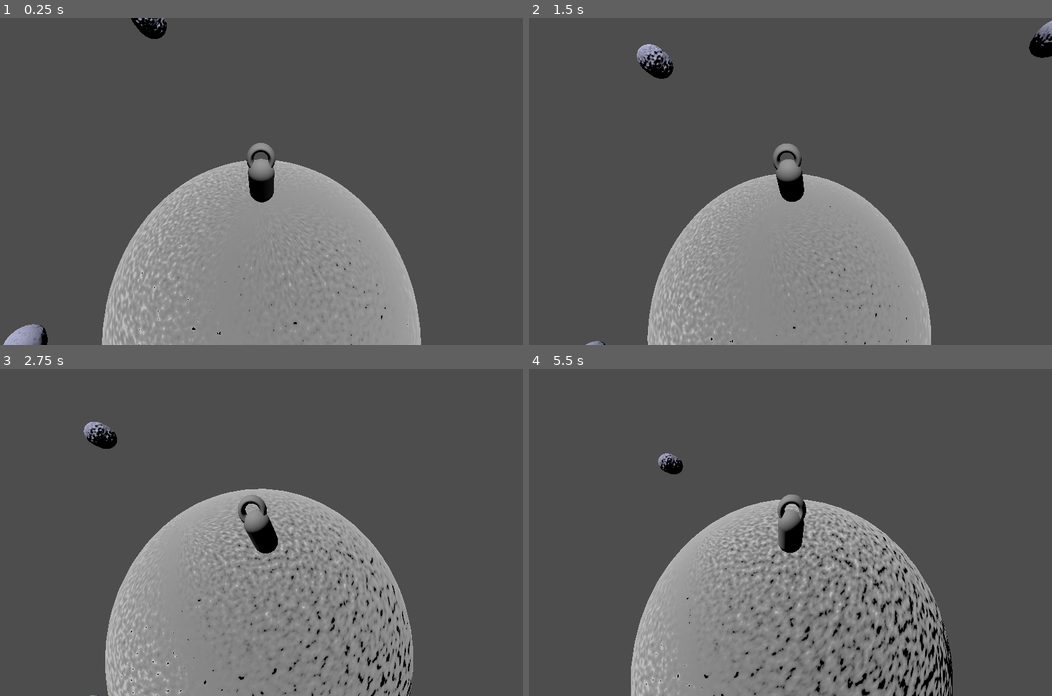
Above: before the commit, frames 1-4 (two rows, left to right).
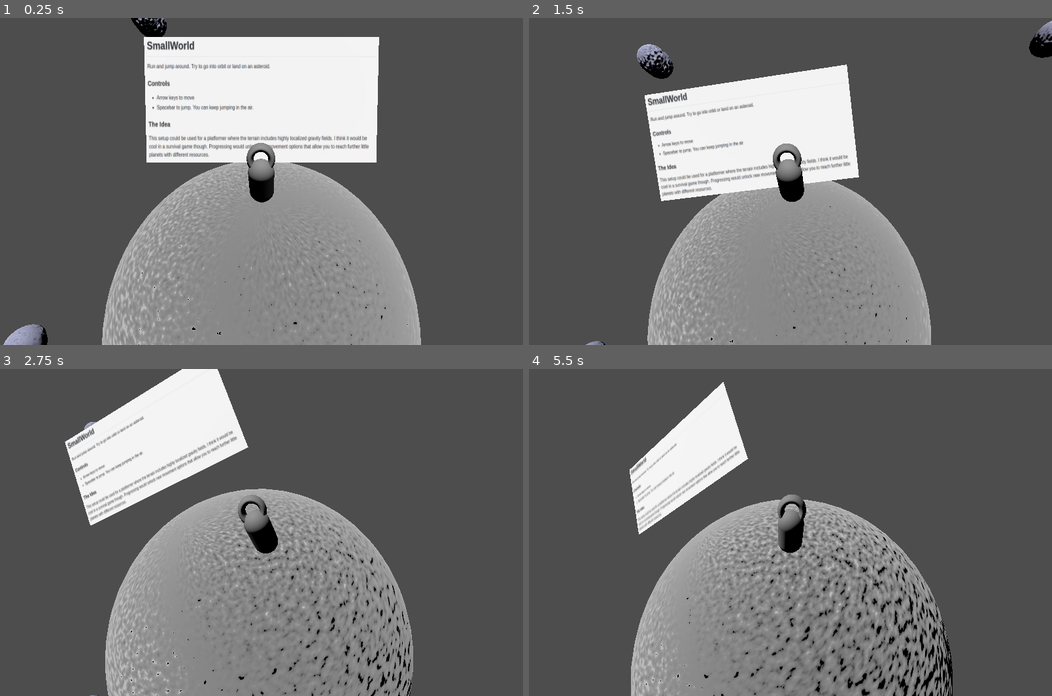
Above: after the commit, the same moments.

Repository: westonkelliher/GodotDemos
Game: Godot game, scene res://world.tscn
The game is run twice, just before and just after one commit, with the same random seed, the same clock (stepped at 60 frames per second) and the same inputs.
Inputs:
- Up to frame 1 (0.25 s): no input
- Up to frame 2 (1.5 s): tap Enter (ui_accept) at 0.5, 0.77 s; hold E (turn_right) 0.53-1.28 s; hold Down (ui_down) from 1.28 s (still down)
- Up to frame 3 (2.75 s): tap Enter (ui_accept) at 1.52 s; release Down (ui_down) at 2.03 s; hold E (turn_right) from 2.03 s (still down)
- Up to frame 4 (5.5 s): release E (turn_right) at 2.78 s; hold Up (ui_up) 2.78-3.53 s; tap Enter (ui_accept) at 3.02, 3.77, 4.52 s; hold Q (turn_left) 3.53-5.03 s; hold Down (ui_down) from 5.03 s (still down)

The runs differ from the first frame. In frame 1, 17% of the frame differs, in the area x 27-73%, y 5-45%; in frame 2, 12%; in frame 3, 9.3%; in frame 4, 5.0%.

Commit message:
SmallWorld: in-game readme

Diff:
--- a/SmallWorld/world.tscn
+++ b/SmallWorld/world.tscn
@@ -1,10 +1,11 @@
-[gd_scene load_steps=10 format=3 uid="uid://dobld6rjmphy2"]
+[gd_scene load_steps=13 format=3 uid="uid://dobld6rjmphy2"]
 
 [ext_resource type="Script" path="res://world.gd" id="1_kgq6l"]
 [ext_resource type="PackedScene" uid="uid://cylwrkjur2rdw" path="res://player.tscn" id="1_mlsyg"]
 [ext_resource type="SphereMesh" uid="uid://bhe3kpwx2ghuy" path="res://ball.tres" id="1_x2kho"]
 [ext_resource type="Script" path="res://Camera3D.gd" id="2_567kw"]
 [ext_resource type="PackedScene" uid="uid://nu4ymtwinci2" path="res://rock.tscn" id="4_hi2di"]
+[ext_resource type="Texture2D" uid="uid://c186b5t5i6pmv" path="res://README.png" id="6_whhyd"]
 
 [sub_resource type="FastNoiseLite" id="FastNoiseLite_7ndhr"]
 frequency = 0.1
@@ -24,6 +25,16 @@
 
 [sub_resource type="SphereShape3D" id="SphereShape3D_gqxnl"]
 radius = 10.0
+
+[sub_resource type="StandardMaterial3D" id="StandardMaterial3D_ecnc6"]
+albedo_texture = ExtResource("6_whhyd")
+emission_enabled = true
+emission_energy_multiplier = 0.5
+emission_texture = ExtResource("6_whhyd")
+
+[sub_resource type="QuadMesh" id="QuadMesh_hxjko"]
+material = SubResource("StandardMaterial3D_ecnc6")
+size = Vector2(7.5, 4)
 
 [node name="World" type="Node3D"]
 script = ExtResource("1_kgq6l")
@@ -65,3 +76,7 @@
 
 [node name="Rock5" parent="Rocks" instance=ExtResource("4_hi2di")]
 transform = Transform3D(0.682506, 0.723986, -0.100146, -0.343919, 0.43903, 0.830044, 0.644907, -0.532068, 0.548633, 10.8263, -27.7614, 7.74174)
+
+[node name="README" type="MeshInstance3D" parent="."]
+transform = Transform3D(1.3, 0, 0, 0, 0.96178, 0.874631, 0, -0.874631, 0.96178, 0, 3.78699, -2.74916)
+mesh = SubResource("QuadMesh_hxjko")
Binary file added: SmallWorld/README.png
Not shown, added: SmallWorld/README.png.import
